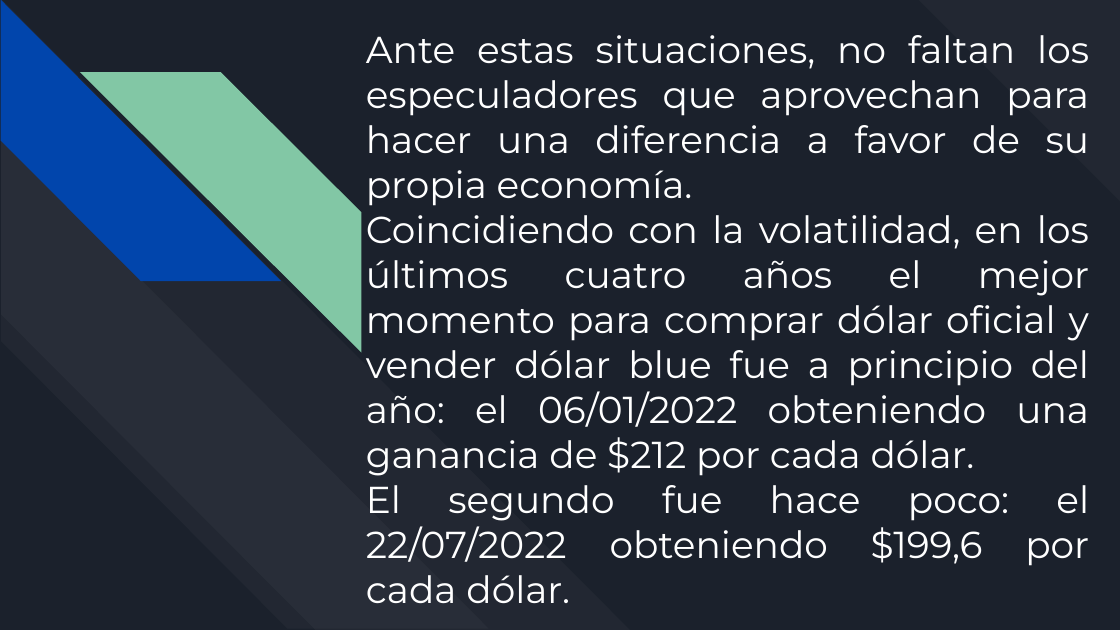
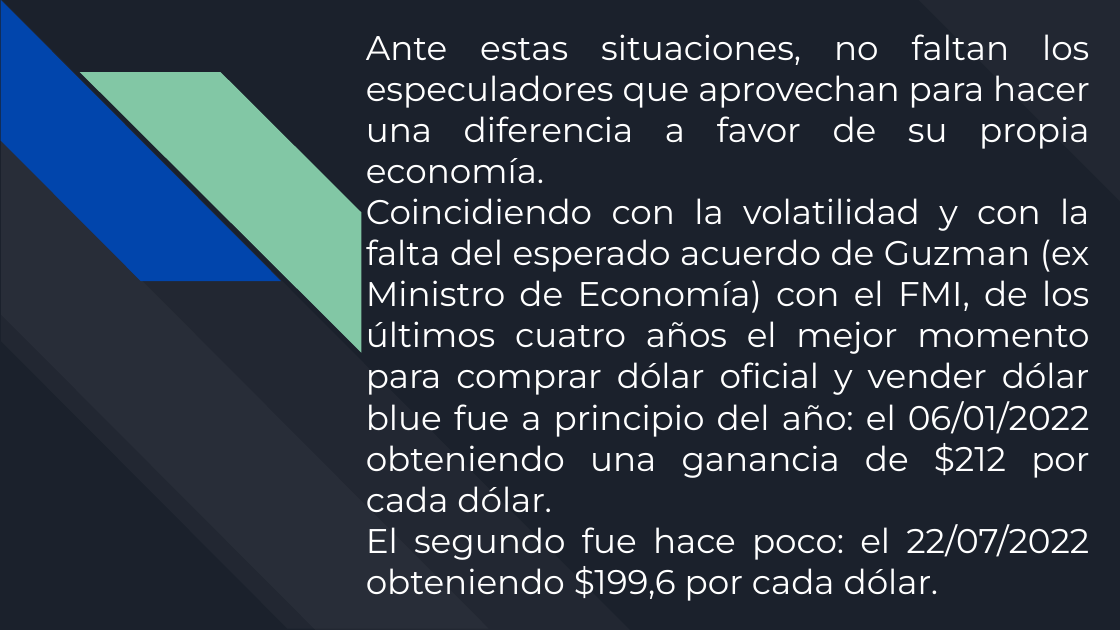
Before and after one commit to alimusac/TP2-Musacchio, a slide deck: slide 5 of TP1.pptx. Drawn at 1120x630 pixels with LibreOffice and Linux fonts; fonts in the diff are those of the drawing. Boxes give left, top, right and bottom in pixels: in the first picture for what was removed or moved away, otherwise in the second. Text is boxed around its words. In the diff, an @@ line names an element or a change of style, - is before the commit and + after.

```diff
--- a/TP1.pptx
+++ b/TP1.pptx
@@ title at <box>366,34,1090,601</box>: size 24.1 to 22 pt in "Ante estas situaciones, no faltan los especuladores ...", "El segundo fue hace poco: el 22/07/2022 ..." @@
@@ title at <box>366,198,1090,512</box>: text changed; size 24.1 to 22 pt @@
-Coincidiendo con la volatilidad, en los últimos cuatro años el mejor momento para comprar dólar oficial y vender dólar blue fue a principio del año: el 06/01/2022 obteniendo una ganancia de $212 por cada dólar.
+Coincidiendo con la volatilidad y con la falta del esperado acuerdo de Guzman (ex Ministro de Economía) con el FMI, de los últimos cuatro años el mejor momento para comprar dólar oficial y vender dólar blue fue a principio del año: el 06/01/2022 obteniendo una ganancia de $212 por cada dólar.
```
